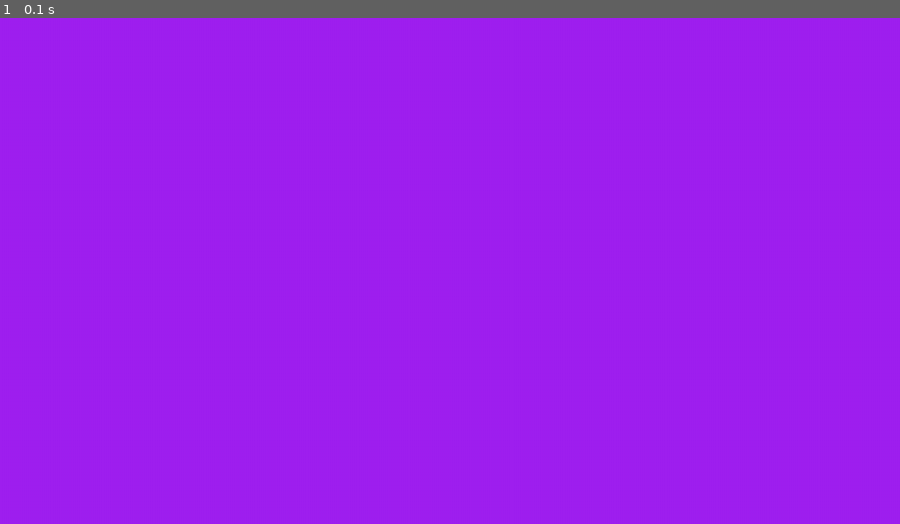
Above: before the commit, frame 1.
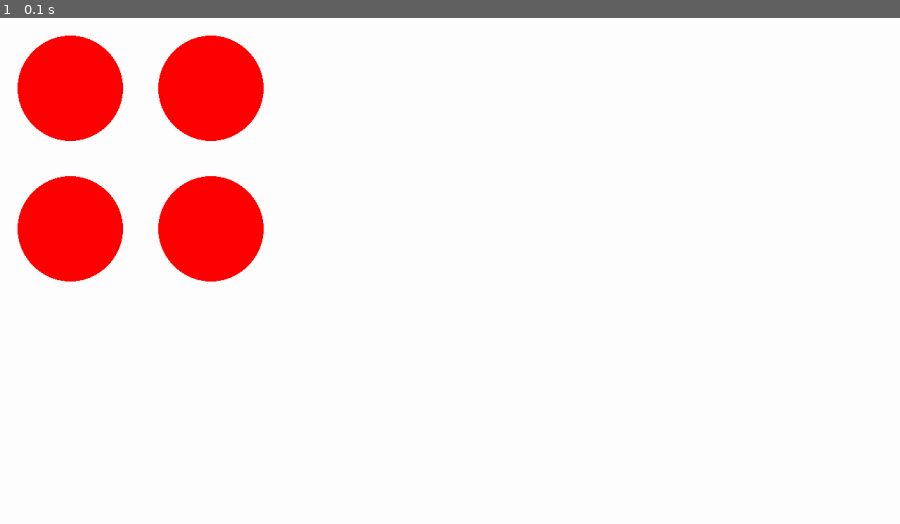
Above: after the commit, the same moment.

Repository: JustASideQuestNPC/pygame-platformer
Game: pygame game, started from main.py
Same seed, same stepped clock (60 frames per second), same inputs: the game is played once before the commit and once after it.
Inputs:
- Up to frame 1 (0.1 s): no input

The runs differ from the first frame. In frame 1, 100% of the frame differs, in the area x 0-100%, y 0-100%.

Commit message:
finished keyboard and mouse input

Diff:
--- a/main.py
+++ b/main.py
@@ -4,6 +4,7 @@
 
 import src.engine.input as input
 
+# get configs
 config = ConfigParser()
 config.read('_config.ini')
 
@@ -14,22 +15,60 @@
 ))
 clock = pygame.time.Clock()
 
+# set up input
+input.add_action(
+    name='hold',
+    keys=['a', 'spacebar', 'left mouse'],
+)
+input.add_action(
+    name='hold chord',
+    keys=['b', 'enter', 'right mouse'],
+    chord=True
+)
+input.add_action(
+    name='press',
+    keys=['c', 'left click'],
+    mode='press'
+)
+input.add_action(
+    name='press chord',
+    keys=['shift', 'middle mouse'],
+    mode='press',
+    chord=True
+)
+
+# misc. variables
+dt: float = 0
+""" The time between the last two frames, in seconds. """
+
 # main game loop
 running = True
 while running:
+    dt = clock.tick(60) / 1000 # native delta time is in milliseconds
+
     for event in pygame.event.get():
         # x button or alt+f4 pressed
         if event.type == pygame.QUIT:
             running = False
-        elif event.type == pygame.KEYDOWN:
-            print(pygame.key.name(event.key))
+
+    input.update(dt)
 
     # clear the canvas
-    screen.fill("purple")
+    screen.fill("#ffffff")
+
+    c = '#00ff00' if input.active('hold') else '#ff0000'
+    pygame.draw.circle(screen, c, (100, 100), 75)
+
+    c = '#00ff00' if input.active('hold chord') else '#ff0000'
+    pygame.draw.circle(screen, c, (300, 100), 75)
+
+    c = '#00ff00' if input.active('press') else '#ff0000'
+    pygame.draw.circle(screen, c, (100, 300), 75)
+
+    c = '#00ff00' if input.active('press chord') else '#ff0000'
+    pygame.draw.circle(screen, c, (300, 300), 75)
 
     # blit to the screen
     pygame.display.flip()
 
-    clock.tick(60)
-
 pygame.quit()
--- a/src/engine/input.py
+++ b/src/engine/input.py
@@ -10,7 +10,6 @@
     mode: Literal['press', 'hold']
     chord: bool
 
-_actions: dict[str, '_Action'] = {}
 _KEY_ALIASES = {
     'up arrow': 'up',
     'down arrow': 'down',
@@ -20,13 +19,31 @@
     'ctrl': 'left ctrl',
     'alt': 'left alt',
     'caps': 'caps lock',
-    'enter': 'return'
+    'enter': 'return',
+    'spacebar': 'space'
 }
+
+_MOUSE_BUTTONS = {
+    'left mouse': 0,
+    'left click': 0,
+    'mouse 1': 0,
+    'middle mouse': 1,
+    'middle click': 1,
+    'mouse 3': 1,
+    'right mouse': 2,
+    'right click': 2,
+    'mouse 2': 2
+}
+
+_actions: dict[str, '_Action'] = {}
+
+_buffer_duration: float = 0
 
 class _Action:
     """ Represents a single input action with any number of keyboard keys bound to it. """
 
     __key_codes: list[int]
+    __mouse_codes: list[int]
 
     key_strings: list[str]
     name: str
@@ -34,40 +51,74 @@
     chord: bool
     active: bool = False
 
+    # only used by press-type actions
+    was_active: bool = False
+    buffer_remaining: float = 0
+
     def __init__(self, name: str, keys: list[str], mode: Literal['press', 'hold'], chord: bool):
         self.name = name
         self.key_strings = keys
         self.mode = mode
         self.chord = chord
 
-        # set key codes - this requires extra logic because of key aliases
+        # set key codes - this requires some extra logic because of key aliases
         self.__key_codes = []
+        self.__mouse_codes = []
         for key_name in keys:
             key_name = key_name.lower()
-            if key_name in _KEY_ALIASES:
-                key_name = _KEY_ALIASES[key_name]
-
-            try:
-                self.__key_codes.append(pygame.key.key_code(key_name))
-            except ValueError as e:
-                # re-throw with a better error message
-                if e.args[0] == 'unknown key name':
-                    raise ValueError(f'Invalid key "{key_name}" bound to action "{name}".')
-
-    def update(self, key_states: pygame.key.ScancodeWrapper):
+
+            # mouse buttons are passed as part of the key list but need to be tracked seperately
+            if key_name in _MOUSE_BUTTONS:
+                self.__mouse_codes.append(_MOUSE_BUTTONS[key_name])
+            else:
+                if key_name in _KEY_ALIASES:
+                    key_name = _KEY_ALIASES[key_name]
+                try:
+                    self.__key_codes.append(pygame.key.key_code(key_name))
+                except ValueError as e:
+                    # re-throw with a better error message
+                    if e.args[0] == 'unknown key name':
+                        raise ValueError(f'Invalid key "{key_name}" bound to action "{name}".')
+
+    def update(self, key_states: pygame.key.ScancodeWrapper, mouse_states: tuple[bool, bool, bool],
+               dt: float):
         """ Updates whether the action is active. """
 
         keys_pressed: bool = None
         if self.chord:
-            self.active = all(key_states[k] for k in self.__key_codes)
+            keys_pressed = (all(key_states[k] for k in self.__key_codes)
+                            and all(mouse_states[m] for m in self.__mouse_codes))
         else:
-            self.active = any(key_states[k] for k in self.__key_codes)
+            keys_pressed = (any(key_states[k] for k in self.__key_codes)
+                            or any(mouse_states[m] for m in self.__mouse_codes))
 
         if self.mode == 'hold':
             self.active = keys_pressed
-
-def add_action(*, name: str, keys: list[str] = None, mode: Literal['press', 'hold'] = 'hold',
-               chord: bool = False):
+        else: # self.mode == 'press'
+            if keys_pressed:
+                if self.buffer_remaining > 0:
+                    self.buffer_remaining -= dt
+                    self.active = True
+                elif self.was_active:
+                    self.active = False
+                else:
+                    self.active = True
+                    self.was_active = True
+                    self.buffer_remaining = _buffer_duration
+            else:
+                self.active = False
+                self.was_active = False
+
+def get_buffer_duration() -> float:
+    """ Returns how long press-type actions can be buffered for, in seconds. """
+    return _buffer_duration
+
+def set_buffer_duration(duration: float):
+    """ Sets how long press-type actions can be buffered for, in seconds. """
+    _buffer_duration = duration
+
+def add_action(*, name: str, keys: list[str]=None, mode: Literal['press', 'hold']='hold',
+               chord: bool=False):
     """"
     Adds an action to the manager.
 
@@ -77,14 +128,13 @@
             a `ValueError` is thrown.
         keys (list[str]):
             All keyboard keys or mouse buttons bound to the action.
-        mode ('press' or 'hold', optional):
-            Determines when the action is active. A hold action is activewhenever its keys are
+        mode ('press' or 'hold', default='hold'):
+            Determines when the action is active. A hold action is active whenever its keys are
             pressed. A press action is active for one frame whenever its keys are pressed, then
-            deactivates until they are released and re-pressed. Defaults to 'hold'.
-        chord (bool, optional):
-            If true, the action only activates when all of its keys are pressed simultaneously.
-            Otherwise, the action activates whenever at least one of its keys are pressed. Defaults
-            to False.
+            deactivates until they are released and re-pressed.
+        chord (bool, default=False):
+            If True, the action only activates when all of its keys are pressed simultaneously.
+            Otherwise, the action activates when at least one of its keys are pressed.
     """
 
     # required because of early binding
@@ -96,12 +146,18 @@
 
     _actions[name] = _Action(name, keys, mode, chord)
 
-def update():
+def update(dt: float):
     """
     Updates all actions. Should be called once per frame, every frame.
-    """
-    for action in _actions.items():
-        action.update()
+
+    Args:
+        dt (float):
+            The time between the last two frames, in seconds.
+    """
+    key_states = pygame.key.get_pressed()
+    mouse_states = pygame.mouse.get_pressed(3)
+    for action in _actions.values():
+        action.update(key_states, mouse_states, dt)
 
 def action_data(name: str) -> ActionData:
     """
@@ -122,9 +178,9 @@
             'chord': action.chord
         }
 
-    raise KeyError(f'The action "{name}" does not exist. Action names are case-sensitive.')
-
-def is_active(name: str) -> bool:
+    raise KeyError(f'The action "{name}" does not exist (action names are case-sensitive).')
+
+def active(name: str, reset_buffer=True) -> bool:
     """
     Returns whether an action is currently active.
 
@@ -132,9 +188,22 @@
         name (str):
             The name of the action (case-sensitive). If an action with the same name already exists,
             a `KeyError` is thrown.
+
+        reset_buffer (bool, default=True):
+            If True, the action's buffer is reset if it is active. This deactivates it on the next
+            update and prevents press-type actions from activating multiple times. Note: even when
+            this is True, the action will remain active until the next time `input.update()` is
+            called.
     """
     if name in _actions:
         action = _actions[name]
+        if action.active and reset_buffer:
+            # has no effect if the action is a hold
+            action.buffer_remaining = 0
         return action.active
 
-    raise KeyError(f'The action "{name}" does not exist. Action names are case-sensitive.')
+    raise KeyError(f'The action "{name}" does not exist (action names are case-sensitive).')
+
+def action_names() -> list[str]:
+    """ Returns a list with the names of every action. """
+    return [k for k in _actions.keys()]
